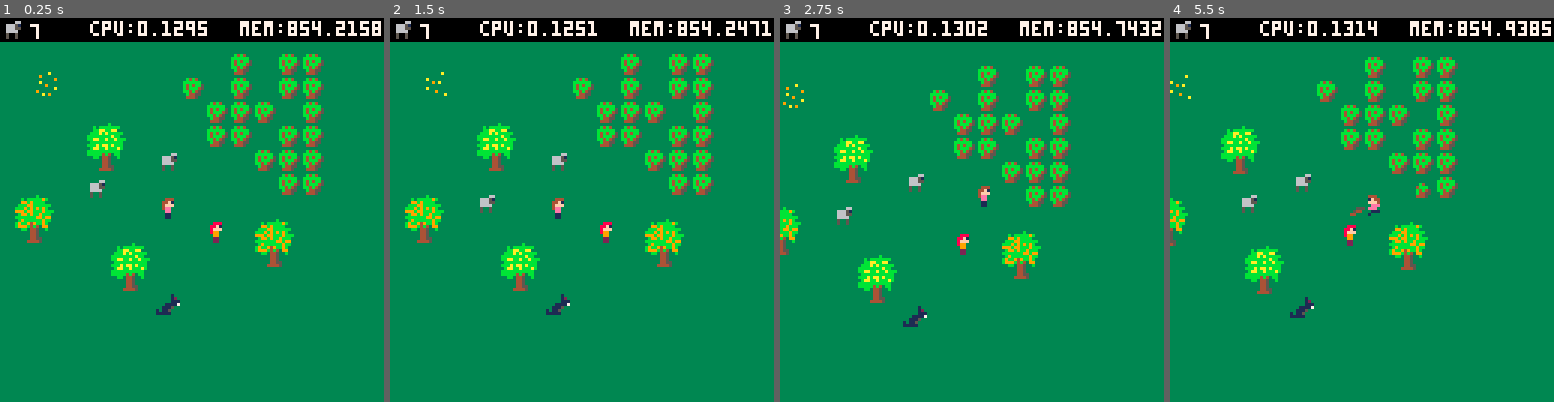
Above: before the commit, frames 1-4 (left to right).
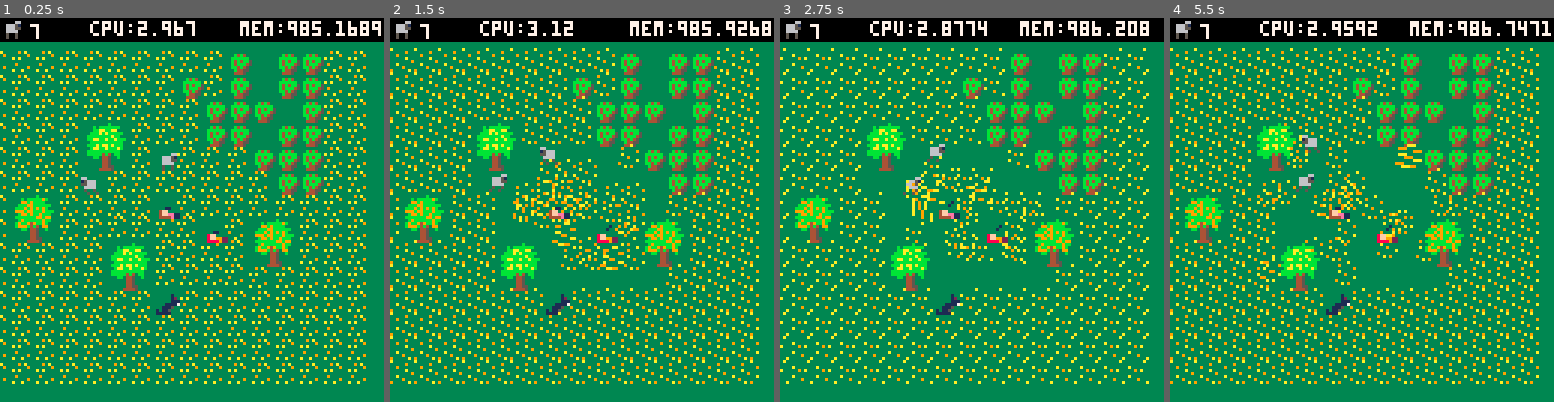
Above: after the commit, the same moments.

Repository: sdegutis/shepherdgame.com
Game: PICO-8 cartridge sheep.p8
The game is run twice, just before and just after one commit, with the same random seed, the same clock (stepped at 60 frames per second) and the same inputs.
Inputs:
- Up to frame 1 (0.25 s): no input
- Up to frame 2 (1.5 s): tap X (X key) at 0.33, 1.07 s; tap O (Z key) at 0.7 s
- Up to frame 3 (2.75 s): hold Right 1.6-2.1 s; tap O (Z key) at 1.7, 2.1, 2.5 s; tap X (X key) at 1.85 s; hold Up 2.15-2.42 s; hold Right from 2.47 s (still down)
- Up to frame 4 (5.5 s): tap O (Z key) every 0.4 s from 2.9 to 5.3 s; tap X (X key) at 2.97, 4.08, 5.2 s; release Right at 3.03 s; hold Left 3.08-3.58 s; hold Down 3.63-3.97 s; hold Right 4.02-4.68 s; hold Up 4.73-5.03 s; hold Left from 5.08 s (still down)

The runs differ from the first frame. In frame 1, 10% of the frame differs, in the area x 0-99%, y 0-96%; in frame 2, 11%; in frame 3, 22%; in frame 4, 24%, in the area x 0-100%, y 0-96%.

Commit message:
Why it is so slow when there's 180 bees attacking you?

Diff:
--- a/sheep.p8
+++ b/sheep.p8
@@ -1380,18 +1380,18 @@
 0400000000000000000000000000000000000000000000000000000000000000000000000000000000000000000000000000000000000000000000000000000000000000000000000000000000000000000000000000000000000000000000000000000000000000000000000000000000000000000000000000000000000014
 0400000000000000000000000000000000000000000000000000000000000000000000000000000000000000000000000000000000000000000000000000000000000000000000000000000000000009000000000000000000000000000000000000000000000000000000000000000000000000000000000000000000000014
 0400000000000000000000000000000000000000000000000000000000000000000000000000000000000000000000000000000000000000000000000000000000000000000000000000000000000000000000000000000000000000000000000000000000000000000000000000000000000000000000000000000000000014
-0400000000000000000000000000000000000000000000000000000000000000000000000000000000000000000000000000000000000000000000000000000000000000000000000000000000000000000000000003000303000000000000000000000000000000000000000000000000000000000000000000000000000014
-0400000000000000000000000000000000000000000000000000000000000000000000000000000000000000000000000000000000000000000000000000000000000000000000000000000000080000000000030003000303000000000000000000000000000000000000000000000000000000000000000000000000000014
-0400000000000000000000000000000000000000000000000000000000000000000000000000000000000000000000000000000000000000000000000000000000000000000000000000090000000000000000003803030003000000000000000000000000000000000000000000000000000000000000000000000000000004
-0400000000000000000000000000000000000000000000000000000000000000000000000000000000000000000000000000000000000000000000050500000005050000000000000000000000000026270000000303000303000000000000000000000000000000000000000000000000000000000000000000000000000404
-0400000000000000000000000000000000000000000000000000000000000000000000000000000000000000000000000000000000000000000505051010101005050505000000000000000000000036090009000000030339000000000000000000000000000000000000000000000000000000000000000000000000000414
-0400000000000000000000000000000000000000000000000000000000000000000000000000000000000000000000000000000000000005050510101010101010101010050505000000000000000009000000000000000303000000000000000000000000000000000000000000000000000000000000000000000000000414
-140000000000000000000000000000000000000000000000000000000000000000000000000000000000000000000000000000000000050510101010102020202010101010100505000000002425000000000c000000000000000000000000000000000000000000000000000000000000000000000000000000000000000414
-0400000000000000000000000000000000000000000000000000000000000000000000000000000000000000000000000000000000000610101030202020202030202010101005050500000034080000000000000d00242500000000000000000000000000000000000000000000000000000000000000000000000000000414
-0404000000000000000000000000000000000000000000000000000000000000000000000000000000000000000000000000000000050510101020202020202020202020101010050505000000000000262700000000343500000000000000000000000000000000000000000000000000000000000000000000000000040414
-1404000000000000000000000000000000000000000000000000000000000000000000000000000000000000000000000000000000061010102020202020303020202020201010100505000000000000360700000000000000000000000000000000000000000000000000000000000000000000000000000000000000000414
-140400000000000000000000000000000000000000000000000000000000000000000000000000000000000000000000000000000006101030302020202020202020202020201010100600000000000000000a000000000000000000000000000000000000000000000000000000000000000000000000000000000000000404
-1404000000000000000000000000000000000000000000000000000000000000000000000000000000000000000000000000000000061010202020202020202020202030302020101005050000000000000000000000000000000000000000000000000000000000000000000000000000000000000000000000000000000404
-1404040000000000000000000000000000000000000000000000000000000000000000000000000000000000000000000000000005051010202020302020202020202020202020201010060000000000000000000000000000000000000000000000000000000000000000000000000000000000000000000000000000000404
-1404040000000000000000000000000000000000000000000000000000000000000000000000000000000000000000000000000006101010202020202020202020202020202020201010060000000000000000000000000000000000000000000000000000000000000000000000000000000000000000000000000000000414
+0400000000000000000000000000000000000000000000000000000000000000000000000000000000000000000000000000000000000000000000000000000000000000000000000000000808080808080808080803000303080800000000000000000000000000000000000000000000000000000000000000000000000014
+0400000000000000000000000000000000000000000000000000000000000000000000000000000000000000000000000000000000000000000000000000000000000000000000000000000808080808080808030803000303080800000000000000000000000000000000000000000000000000000000000000000000000014
+0400000000000000000000000000000000000000000000000000000000000000000000000000000000000000000000000000000000000000000000000000000000000000000000000000090808080808080808083803030003080800000000000000000000000000000000000000000000000000000000000000000000000004
+0400000000000000000000000000000000000000000000000000000000000000000000000000000000000000000000000000000000000000000000050500000005050000000000000000000808080826270808080303000303080800000000000000000000000000000000000000000000000000000000000000000000000404
+0400000000000000000000000000000000000000000000000000000000000000000000000000000000000000000000000000000000000000000505051010101005050505000000000000000808080836090809080808030339080800000000000000000000000000000000000000000000000000000000000000000000000414
+0400000000000000000000000000000000000000000000000000000000000000000000000000000000000000000000000000000000000005050510101010101010101010050505000000000808080809080808080808080303080800000000000000000000000000000000000000000000000000000000000000000000000414
+140000000000000000000000000000000000000000000000000000000000000000000000000000000000000000000000000000000000050510101010102020202010101010100505000000082425080808080c080808080808080800000000000000000000000000000000000000000000000000000000000000000000000414
+0400000000000000000000000000000000000000000000000000000000000000000000000000000000000000000000000000000000000610101030202020202030202010101005050500000834080808080808080d08242508080800000000000000000000000000000000000000000000000000000000000000000000000414
+0404000000000000000000000000000000000000000000000000000000000000000000000000000000000000000000000000000000050510101020202020202020202020101010050505000808080808262708080808343508080800000000000000000000000000000000000000000000000000000000000000000000040414
+1404000000000000000000000000000000000000000000000000000000000000000000000000000000000000000000000000000000061010102020202020303020202020201010100505000808080808360708080808080808080800000000000000000000000000000000000000000000000000000000000000000000000414
+140400000000000000000000000000000000000000000000000000000000000000000000000000000000000000000000000000000006101030302020202020202020202020201010100600080808080808080a080808080808080800000000000000000000000000000000000000000000000000000000000000000000000404
+1404000000000000000000000000000000000000000000000000000000000000000000000000000000000000000000000000000000061010202020202020202020202030302020101005050808080808080808080808080808080800000000000000000000000000000000000000000000000000000000000000000000000404
+1404040000000000000000000000000000000000000000000000000000000000000000000000000000000000000000000000000005051010202020302020202020202020202020201010060808080808080808080808080808080800000000000000000000000000000000000000000000000000000000000000000000000404
+1404040000000000000000000000000000000000000000000000000000000000000000000000000000000000000000000000000006101010202020202020202020202020202020201010060808080808080808080808080808080800000000000000000000000000000000000000000000000000000000000000000000000414
 1404040000000000000000000000000000000000000000000000000000000000000000000000000000000000000000000000000000101010302020202020202020202020203020201010000000000000000000000000000000000000000000000000000000000000000000000000000000000000000000000000000000000014
